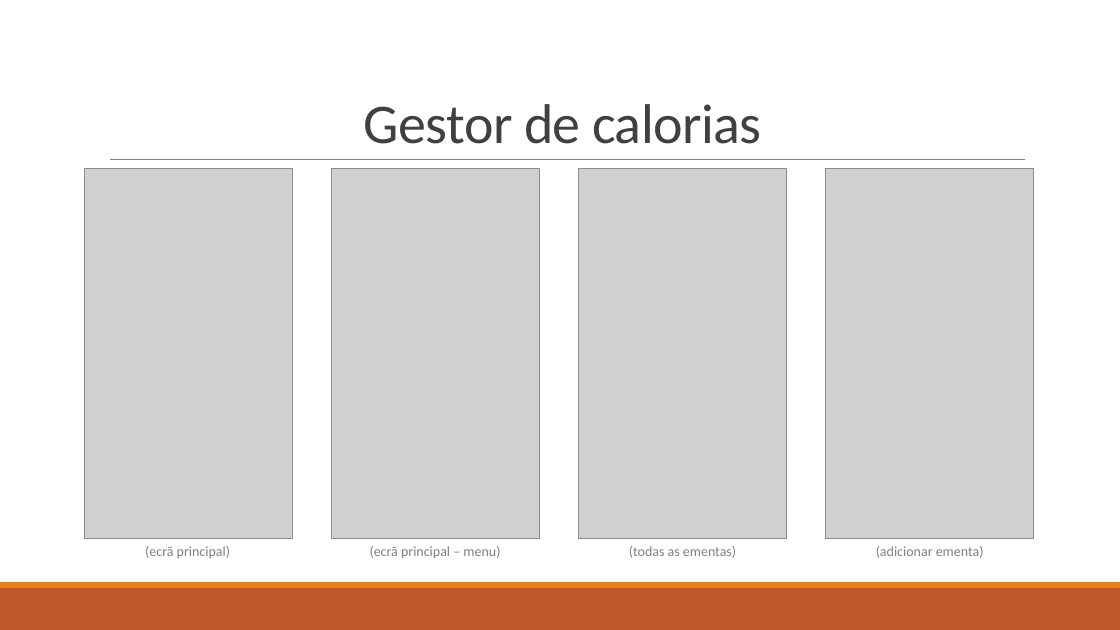
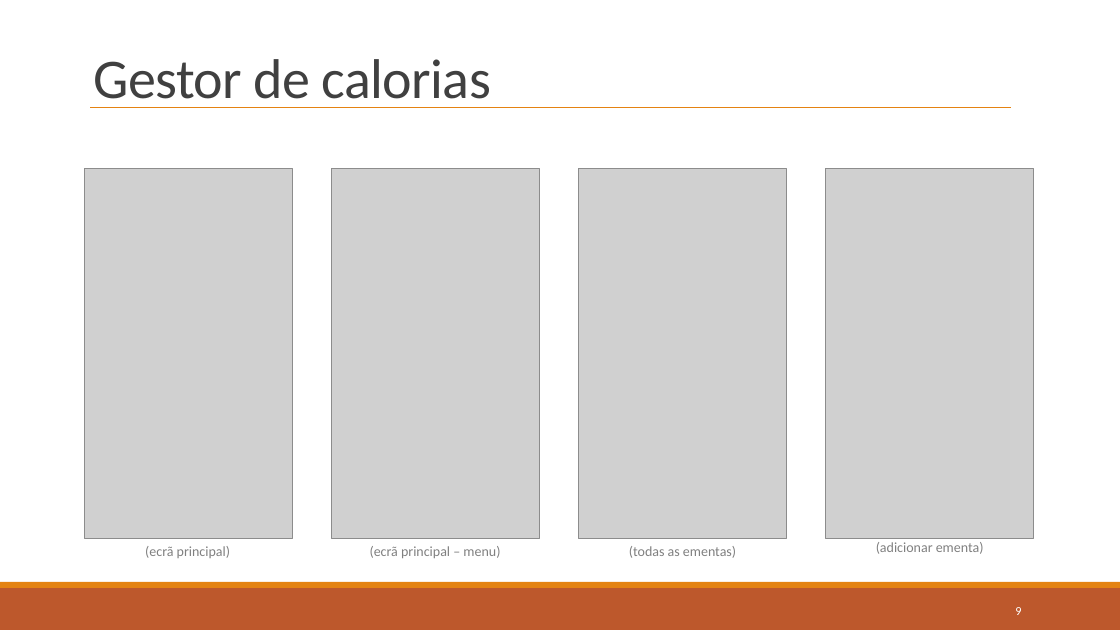
Before and after one commit to lodyny/ProjetoCM, a slide deck: slide 9 of CM-Not-So-Chubby_E3.pptx. Drawn at 1120x630 pixels with LibreOffice and Linux fonts; fonts in the diff are those of the drawing; grey boxes stand for pictures. Boxes give left, top, right and bottom in pixels: in the first picture for what was removed or moved away, otherwise in the second. Text is boxed around its words. In the diff, an @@ line names an element or a change of style, - is before the commit and + after.

Commit message:
Update powerpoint

```diff
--- a/CM-Not-So-Chubby_E3.pptx
+++ b/CM-Not-So-Chubby_E3.pptx
@@ title "Gestor de calorias" rewrapped from [364, 104, 761, 144] to [93, 59, 491, 108] @@
@@ line added from (90, 108) to (1012, 108), #E48312 1 pt @@
@@ rectangle added at [108, 140, 1035, 181], fill #FFFFFF, outline #FFFFFF 1.25 pt @@
@@ line removed from (110, 160) to (1026, 160) @@
@@ text "(adicionar ementa)": place and size @@
-text "(adicionar ementa)" at [876, 546, 984, 558]
+text "(adicionar ementa)" at [876, 542, 984, 554]
@@ page number added at [1015, 607, 1021, 615], 10.5 pt, text #FFFFFF @@
+9
```
Also in this commit, not shown: 17 other slides changed, 1 other file.
